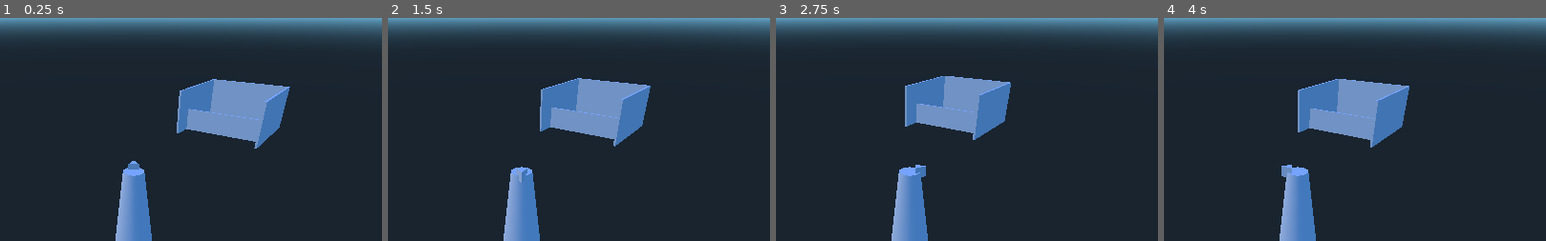
Above: before the commit, frames 1-4 (left to right).
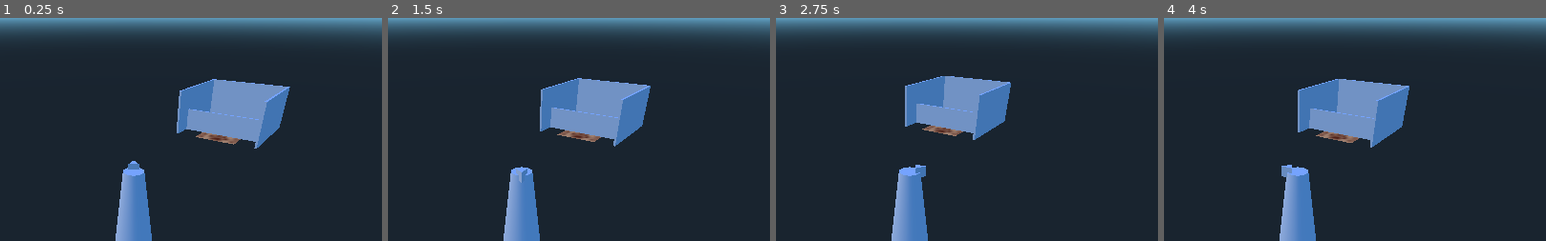
Above: after the commit, the same moments.

Repository: DevinPentecost/ld42
Game: Godot game, scene res://scenes/CharacterTest.tscn
The game is run twice, just before and just after one commit, with the same random seed, the same clock (stepped at 60 frames per second) and the same inputs. The project has no main scene, so this scene is started directly.
Inputs (mouse positions are % of the whole screen's width and height, from its top left):
- Up to frame 1 (0.25 s): no input
- Up to frame 2 (1.5 s): tap Enter at 0.5 s; move the mouse to (72, 45) at 0.52 s; hold D (player_move_right) 0.53-1.28 s; tap Space (player_action) at 0.6, 1.35 s; click (72, 45) at 0.67 s; move the mouse to (30, 55) at 1.27 s; hold S (player_move_down) from 1.28 s (still down)
- Up to frame 3 (2.75 s): move the mouse to (60, 28) at 2.02 s; release S (player_move_down) at 2.03 s; hold D (player_move_right) from 2.03 s (still down); tap Space (player_action) at 2.1 s
- Up to frame 4 (4 s): move the mouse to (45, 70) at 2.77 s; release D (player_move_right) at 2.78 s; hold W (player_move_up) 2.78-3.53 s; tap Space (player_action) at 2.85, 3.6 s; click (45, 70) at 2.92 s; move the mouse to (80, 65) at 3.52 s; hold A (player_move_left) from 3.53 s (still down)
The pictures show only the part of the screen within x 32-82%, y 0-50%; the shares and areas given below are measured in that part.

The runs differ from the first frame. In frame 1, 0.3% of the frame differs, in the area x 51-63%, y 51-57%; in frame 2, 0.3%; in frame 3, 0.2%; in frame 4, 0.3%.

Commit message:
Adding mat

Diff:
--- a/project/objects/kennel/Kennel.tscn
+++ b/project/objects/kennel/Kennel.tscn
@@ -1,23 +1,24 @@
-[gd_scene load_steps=10 format=2]
+[gd_scene load_steps=11 format=2]
 
 [ext_resource path="res://objects/kennel/Kennel.gd" type="Script" id=1]
 [ext_resource path="res://objects/kennel/BowlArea.gd" type="Script" id=2]
 [ext_resource path="res://objects/kennel/Bowl.tscn" type="PackedScene" id=3]
 [ext_resource path="res://objects/kennel/DogArea.gd" type="Script" id=4]
+[ext_resource path="res://objects/kennel/mat.png" type="Texture" id=5]
+
+[sub_resource type="BoxShape" id=1]
+
+extents = Vector3( 2, 1, 0.1 )
+
+[sub_resource type="BoxShape" id=2]
+
+extents = Vector3( 0.1, 1, 2 )
 
 [sub_resource type="BoxShape" id=3]
 
-extents = Vector3( 2, 1, 0.1 )
-
-[sub_resource type="BoxShape" id=4]
-
-extents = Vector3( 0.1, 1, 2 )
-
-[sub_resource type="BoxShape" id=5]
-
 extents = Vector3( 0.25, 1, 1 )
 
-[sub_resource type="CubeMesh" id=1]
+[sub_resource type="CubeMesh" id=4]
 
 custom_aabb = AABB( 0, 0, 0, 0, 0, 0 )
 size = Vector3( 0.1, 1, 4 )
@@ -33,7 +34,7 @@
 subdivide_height = 0
 subdivide_depth = 0
 
-[node name="Kennel" type="Spatial" index="0" groups=[
+[node name="Kennel" type="Spatial" groups=[
 "kennel",
 ]]
 
@@ -195,6 +196,38 @@
 _sections_unfolded = [ "Transform" ]
 area = Vector2( 1.75, 1.75 )
 
+[node name="Sprite3D" type="Sprite3D" parent="." index="5"]
+
+transform = Transform( -4.37114e-008, 0, 1, 0, 1, 0, -1, 0, -4.37114e-008, 1.5, 0, 0 )
+layers = 1
+material_override = null
+cast_shadow = 1
+extra_cull_margin = 0.0
+use_in_baked_light = false
+lod_min_distance = 0.0
+lod_min_hysteresis = 0.0
+lod_max_distance = 0.0
+lod_max_hysteresis = 0.0
+centered = true
+offset = Vector2( 0, 0 )
+flip_h = false
+flip_v = false
+modulate = Color( 1, 1, 1, 1 )
+opacity = 1.0
+pixel_size = 0.01
+axis = 1
+transparent = false
+shaded = false
+double_sided = false
+alpha_cut = 0
+texture = ExtResource( 5 )
+vframes = 1
+hframes = 1
+frame = 0
+region_enabled = false
+region_rect = Rect2( 0, 0, 0, 0 )
+_sections_unfolded = [ "Flags", "Transform" ]
+
 [connection signal="body_entered" from="ActionArea" to="." method="_on_ActionArea_body_entered"]
 
 [connection signal="body_exited" from="ActionArea" to="." method="_on_ActionArea_body_exited"]
--- a/project/objects/player/Player.tscn
+++ b/project/objects/player/Player.tscn
@@ -24,7 +24,7 @@
 subdivide_height = 0
 subdivide_depth = 0
 
-[node name="Player" type="KinematicBody" index="0" groups=[
+[node name="Player" type="KinematicBody" groups=[
 "player",
 ]]
 
--- a/project/scenes/CharacterTest.tscn
+++ b/project/scenes/CharacterTest.tscn
@@ -5,7 +5,7 @@
 [ext_resource path="res://objects/game/Camera.tscn" type="PackedScene" id=3]
 [ext_resource path="res://objects/kennel/Kennel.tscn" type="PackedScene" id=4]
 
-[node name="CharacterTest" type="Node"]
+[node name="CharacterTest" type="Node" index="0"]
 
 [node name="GameController" parent="." index="0" instance=ExtResource( 1 )]
 
Not shown: 7 places in project/objects/kennel/Kennel.tscn that only renumber resources
